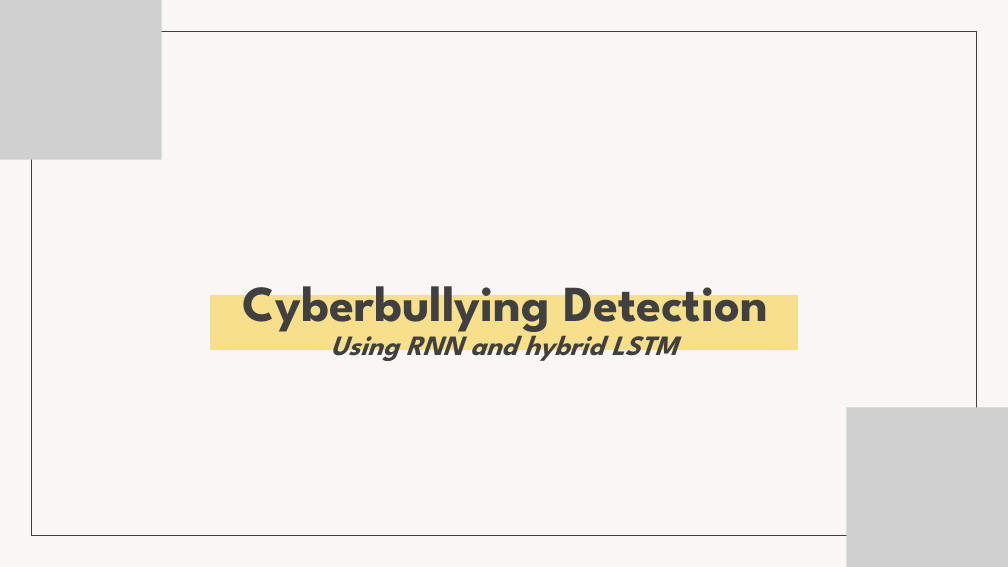
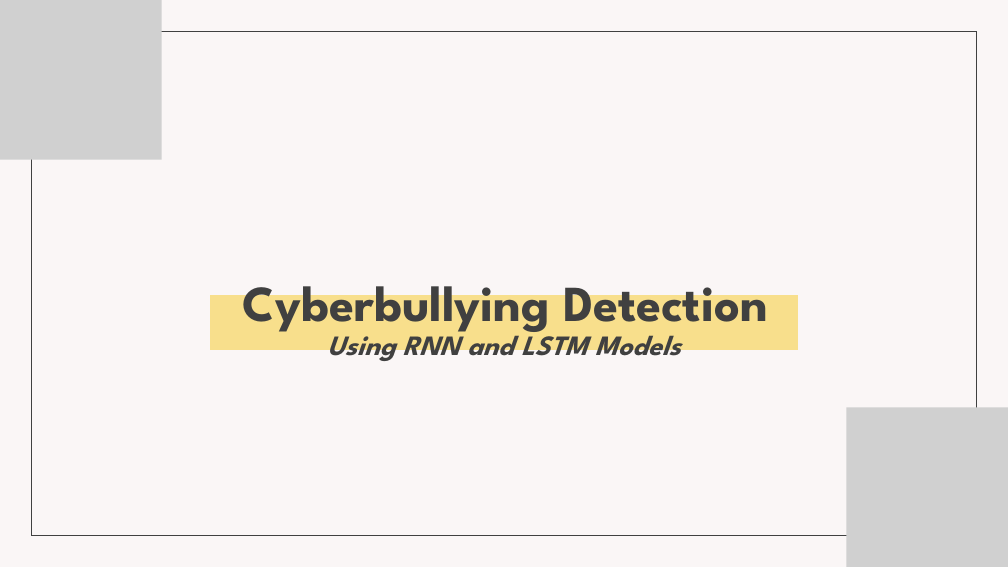
Before and after one commit to Codegeek2004/CyberBullying_Detection, a slide deck: slide 1 of static/asset/PRESENTATION.pptx. Drawn at 1008x567 pixels with LibreOffice and Linux fonts; fonts in the diff are those of the drawing; grey boxes stand for pictures. Boxes give left, top, right and bottom in pixels: in the first picture for what was removed or moved away, otherwise in the second. Text is boxed around its words. In the diff, an @@ line names an element or a change of style, - is before the commit and + after.

```diff
--- a/static/asset/PRESENTATION.pptx
+++ b/static/asset/PRESENTATION.pptx
@@ text at [327, 325, 681, 364]: text changed @@
-Using RNN and hybrid LSTM
+Using RNN and LSTM Models
```
Also in this commit, not shown: 5 other slides changed.
